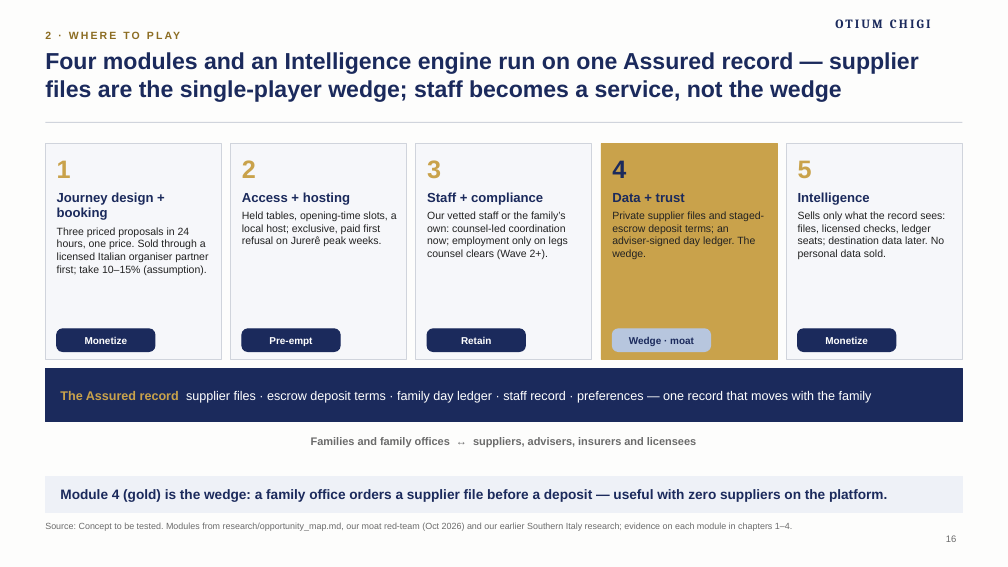
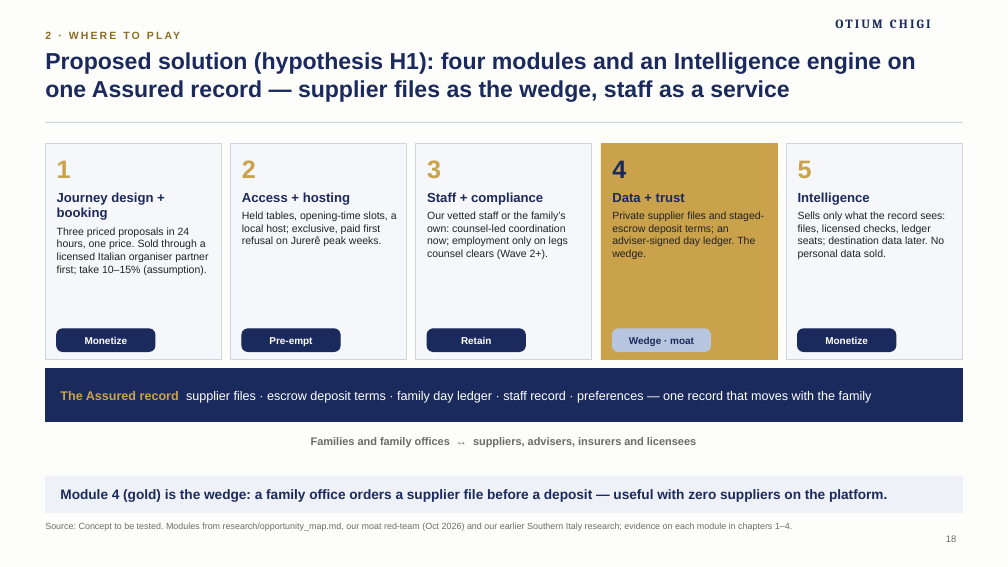
Before and after one commit to algarcalebe-web/legendary-bassoon, a slide deck: slide 18 of deck/Otium_Chigi_Journeys_Strategy_Deck.pptx (slide 16 before the commit). Drawn at 1008x567 pixels with LibreOffice and Linux fonts; fonts in the diff are those of the drawing; background and template pictures are left out. Boxes give left, top, right and bottom in pixels: in the first picture for what was removed or moved away, otherwise in the second. Text is boxed around its words. In the diff, an @@ line names an element or a change of style, - is before the commit and + after.

```diff
--- a/deck/Otium_Chigi_Journeys_Strategy_Deck.pptx
+++ b/deck/Otium_Chigi_Journeys_Strategy_Deck.pptx
@@ title at <box>45,52,916,102</box>: text changed @@
-Four modules and an Intelligence engine run on one Assured record — supplier files are the single-player wedge; staff becomes a service, not the wedge
+Proposed solution (hypothesis H1): four modules and an Intelligence engine on one Assured record — supplier files as the wedge, staff as a service
```
Also in this commit, not shown: 5 other slides changed, 3 slides added, 3 other files.
